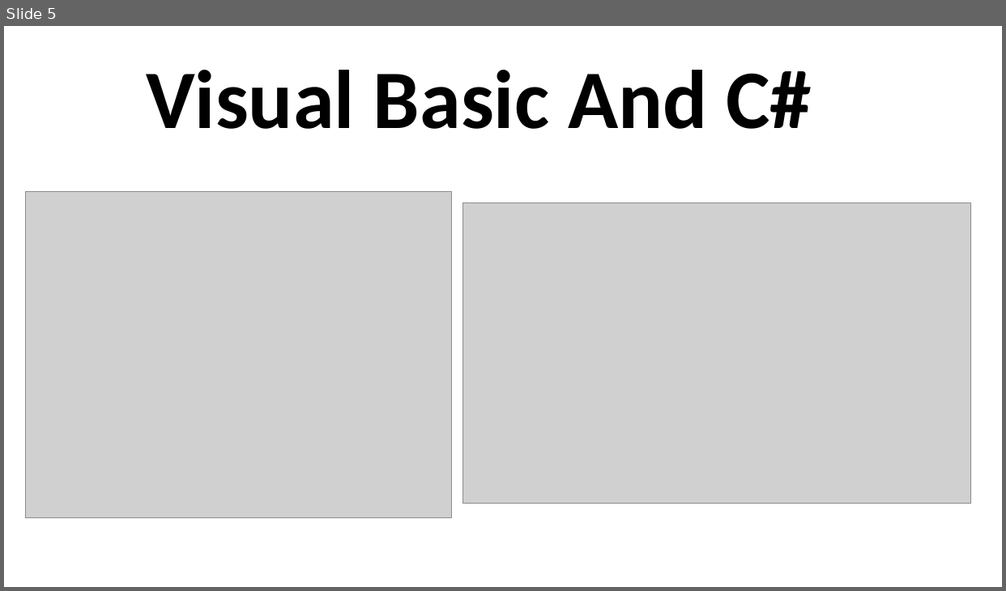
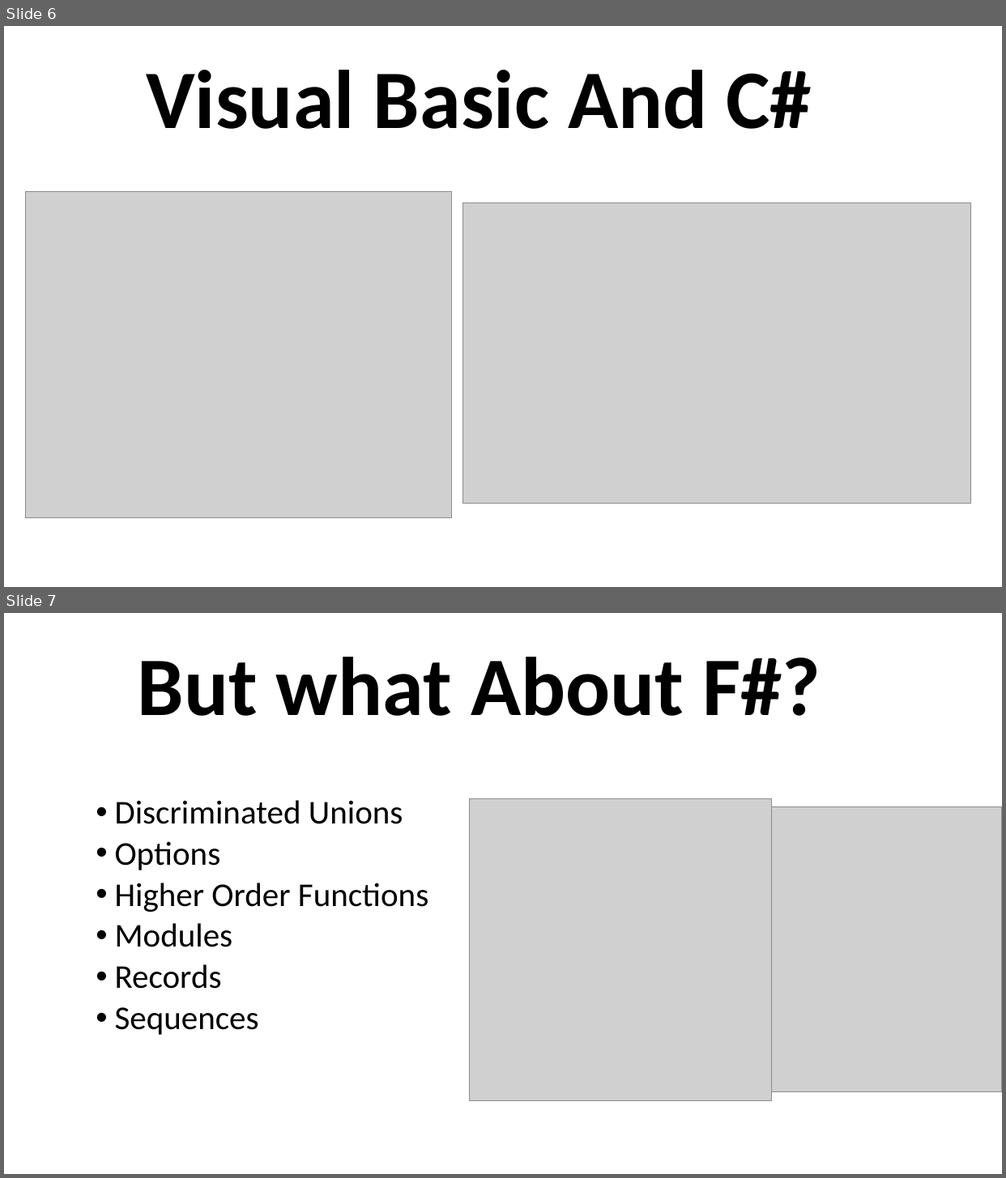
Before and after one commit to grab-a-byte/DotnetInterop, a slide deck: DotnetInteropSlides.pptx. Shown one above the other, each under a label of ours: slide 5 before the commit, slides 6 and 7 after it. The pictures are 1006x591 and 1006x1178 pixels, drawn with LibreOffice and Linux fonts; fonts in the diff are those of the drawing; grey boxes stand for pictures. Boxes give left, top, right and bottom in pixels: in the first picture for what was removed or moved away, otherwise in the second. Text is boxed around its words. In the diff, an @@ line names an element or a change of style, - is before the commit and + after.

```diff
--- a/DotnetInteropSlides.pptx
+++ b/DotnetInteropSlides.pptx
@@ slide 7 added at (4,613,1002,1174), background #FFFFFF @@
@@ text added at (138,657,820,716), 80 pt, text #000000, bold @@
+But what About F#?
@@ text added at (115,800,428,1035), 32 pt, text #000000 @@
+    • Discriminated Unions
+    • Options
+    • Higher Order Functions
+    • Modules
+    • Records
+    • Sequences
@@ picture added at (470,798,771,1101) @@
@@ picture added at (718,807,1002,1093) @@
@@ what was slide 5 is now slide 6 @@
```
Also in this commit, not shown: 5 other slides added, 5 other files.
